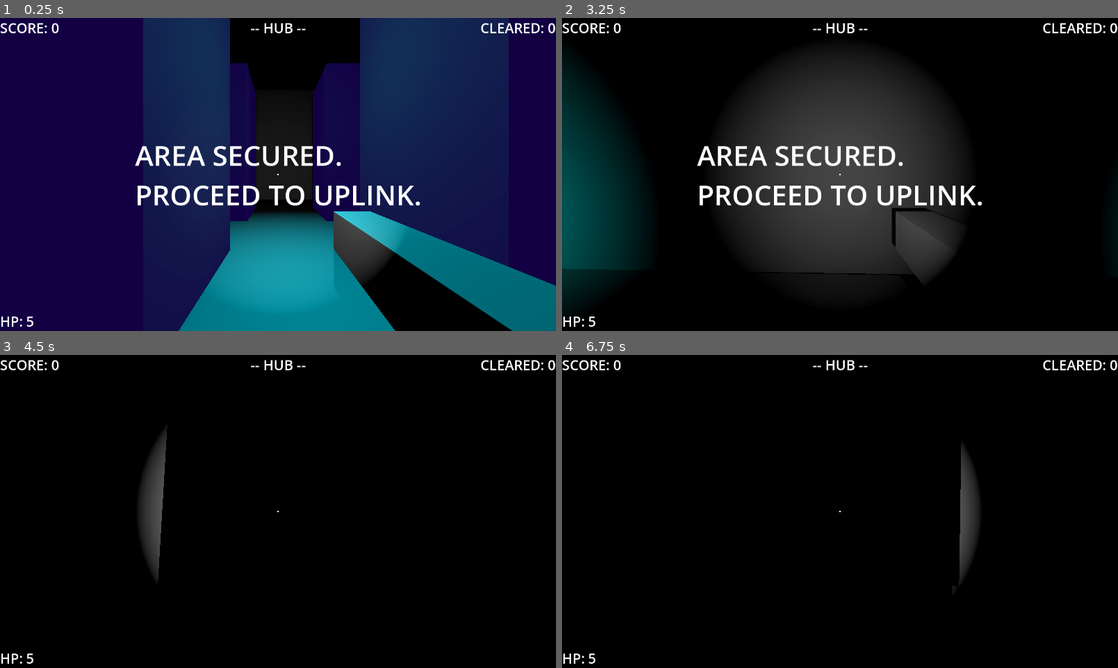
Above: before the commit, frames 1-4 (two rows, left to right).
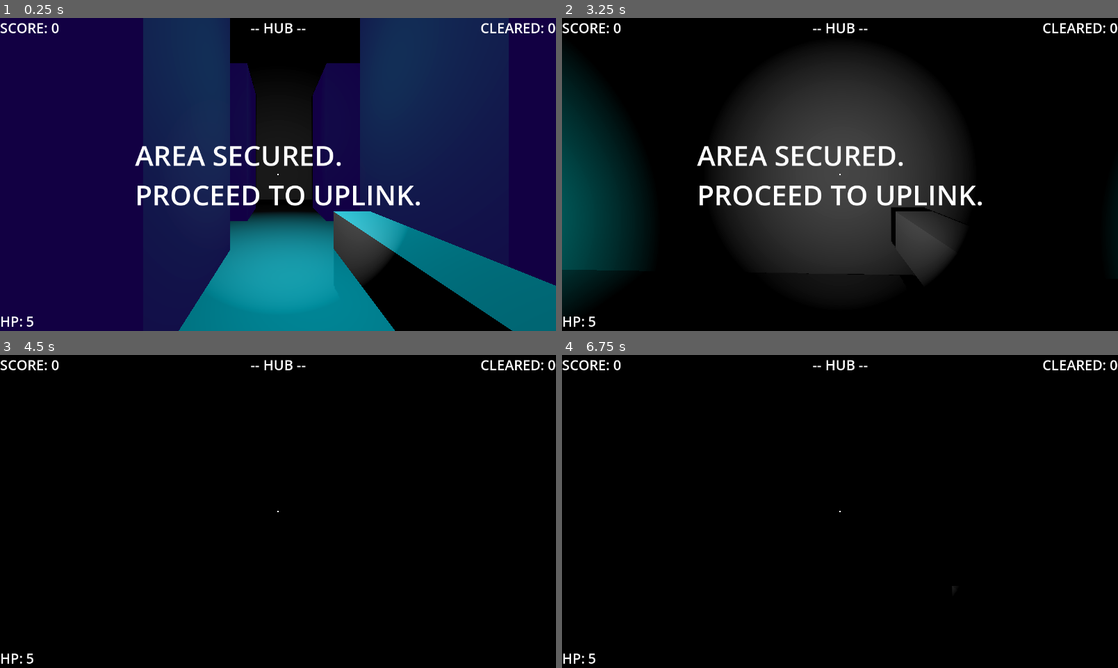
Above: after the commit, the same moments.

Repository: EnderiousGaming/R0-0TRoguelike
Game: Godot game, scene res://scenes/world_a.tscn
Same seed, same stepped clock (60 frames per second), same inputs: the game is played once before the commit and once after it. This scene is started directly instead of the project's main scene.
Inputs (mouse positions are in pixels of both pictures, inside the frame that each line leads up to):
- Up to frame 1 (0.25 s): no input
- Up to frame 2 (3.25 s): tap Enter (ui_accept) at 0.5, 0.77, 1.52, 3.02 s; move the mouse to (867, 174) at 0.52 s; press the mouse at (867, 174) at 0.53 s; hold Up (ui_up) from 0.53 s (still down); move the mouse to (812, 174) at 1.27 s; release the mouse at (812, 174) at 1.28 s; click (812, 174) at 1.35 s; move the mouse to (851, 168) at 2.02 s; press the mouse at (851, 168) at 2.03 s; move the mouse to (834, 180) at 2.77 s; release the mouse at (834, 180) at 2.78 s; click (834, 180) at 2.85 s
- Up to frame 3 (4.5 s): keep holding Up (ui_up); move the mouse to (316, 514) at 3.52 s; press the mouse at (316, 514) at 3.53 s; tap Enter (ui_accept) at 3.77 s; move the mouse to (233, 508) at 4.27 s; release the mouse at (233, 508) at 4.28 s; click (233, 508) at 4.35 s
- Up to frame 4 (6.75 s): tap Enter (ui_accept) at 4.52, 5.75, 6.02, 6.5 s; move the mouse to (845, 511) at 5.02 s; press the mouse at (845, 511) at 5.03 s; move the mouse to (817, 505) at 5.77 s; release Up (ui_up) at 5.78 s; release the mouse at (817, 505) at 5.78 s; hold Right (ui_right) 5.78-6.53 s; click (817, 505) at 5.85 s; move the mouse to (867, 511) at 6.52 s; press the mouse at (867, 511) at 6.53 s; hold Up (ui_up) from 6.53 s (still down)

The runs differ from the first frame. In frame 2, less than 0.1% of the frame differs, in the area x 0-67%, y 60-82%; in frame 3, 1.4%, in the area x 25-31%, y 23-72%; in frame 4, 1.0%.

Commit message:
Made the walls seemingly infinitely high

Diff:
--- a/scenes/world_a.tscn
+++ b/scenes/world_a.tscn
@@ -37,24 +37,24 @@
 size = Vector3(30, 1, 30)
 
 [node name="Wall1" type="CSGBox3D" parent="NavigationRegion3D" unique_id=1877503622]
-transform = Transform3D(1, 0, 0, 0, 1, 0, 0, 0, 1, 0, 5, 15)
+transform = Transform3D(1, 0, 0, 0, 1, 0, 0, 0, 1, 0, 49, 15)
 use_collision = true
-size = Vector3(30, 10, 1)
+size = Vector3(30, 100, 1)
 
 [node name="Wall2" type="CSGBox3D" parent="NavigationRegion3D" unique_id=1936209788]
-transform = Transform3D(1, 0, 0, 0, 1, 0, 0, 0, 1, 0, 5, -15)
+transform = Transform3D(1, 0, 0, 0, 1, 0, 0, 0, 1, 0, 49, -15)
 use_collision = true
-size = Vector3(30, 10, 1)
+size = Vector3(30, 100, 1)
 
 [node name="Wall3" type="CSGBox3D" parent="NavigationRegion3D" unique_id=610390899]
-transform = Transform3D(-4.371139e-08, 0, 1, 0, 1, 0, -1, 0, -4.371139e-08, 15, 5, 0)
+transform = Transform3D(-4.371139e-08, 0, 1, 0, 1, 0, -1, 0, -4.371139e-08, 15, 49, 0)
 use_collision = true
-size = Vector3(30, 10, 1)
+size = Vector3(30, 100, 1)
 
 [node name="Wall4" type="CSGBox3D" parent="NavigationRegion3D" unique_id=1473611356]
-transform = Transform3D(-4.371139e-08, 0, 1, 0, 1, 0, -1, 0, -4.371139e-08, -15, 5, 0)
+transform = Transform3D(-4.371139e-08, 0, 1, 0, 1, 0, -1, 0, -4.371139e-08, -15, 49, 0)
 use_collision = true
-size = Vector3(30, 10, 1)
+size = Vector3(30, 100, 1)
 
 [node name="ServerTower" type="CSGBox3D" parent="NavigationRegion3D" unique_id=2125688354]
 transform = Transform3D(1, 0, 0, 0, 1, 0, 0, 0, 1, 10.074635, 3.7271252, 0)
--- a/scenes/world_c.tscn
+++ b/scenes/world_c.tscn
@@ -41,20 +41,20 @@
 size = Vector3(30, 1, 12)
 
 [node name="Wall1" type="CSGBox3D" parent="NavigationRegion3D" unique_id=1088182799]
-transform = Transform3D(1, 0, 0, 0, 1, 0, 0, 0, 1, 15, 0, 0)
-size = Vector3(1, 20, 30)
+transform = Transform3D(1, 0, 0, 0, 1, 0, 0, 0, 1, 15, 49, 0)
+size = Vector3(1, 100, 30)
 
 [node name="Wall2" type="CSGBox3D" parent="NavigationRegion3D" unique_id=1402591512]
-transform = Transform3D(1, 0, 0, 0, 1, 0, 0, 0, 1, -15, 0, 0)
-size = Vector3(1, 20, 30)
+transform = Transform3D(1, 0, 0, 0, 1, 0, 0, 0, 1, -15, 49, 0)
+size = Vector3(1, 100, 30)
 
 [node name="Wall3" type="CSGBox3D" parent="NavigationRegion3D" unique_id=936696102]
-transform = Transform3D(-4.371139e-08, 0, 1, 0, 1, 0, -1, 0, -4.371139e-08, 0, 0, 15)
-size = Vector3(1, 20, 30)
+transform = Transform3D(-4.371139e-08, 0, 1, 0, 1, 0, -1, 0, -4.371139e-08, 0, 49, 15)
+size = Vector3(1, 100, 30)
 
 [node name="Wall4" type="CSGBox3D" parent="NavigationRegion3D" unique_id=1925919719]
-transform = Transform3D(-4.371139e-08, 0, 1, 0, 1, 0, -1, 0, -4.371139e-08, 0, 0, -15)
-size = Vector3(1, 20, 30)
+transform = Transform3D(-4.371139e-08, 0, 1, 0, 1, 0, -1, 0, -4.371139e-08, 0, 49, -15)
+size = Vector3(1, 100, 30)
 
 [node name="WorldEnvironment" type="WorldEnvironment" parent="." unique_id=857040349]
 environment = SubResource("Environment_4wyf3")
--- a/scenes/world_d.tscn
+++ b/scenes/world_d.tscn
@@ -45,24 +45,24 @@
 omni_range = 10.0
 
 [node name="Wall1" type="CSGBox3D" parent="NavigationRegion3D" unique_id=1877503622]
-transform = Transform3D(1, 0, 0, 0, 1, 0, 0, 0, 1, 0, 5, 20)
+transform = Transform3D(1, 0, 0, 0, 1, 0, 0, 0, 1, 0, 49, 20)
 use_collision = true
-size = Vector3(40, 10, 1)
+size = Vector3(40, 100, 1)
 
 [node name="Wall2" type="CSGBox3D" parent="NavigationRegion3D" unique_id=1936209788]
-transform = Transform3D(1, 0, 0, 0, 1, 0, 0, 0, 1, 0, 5, -20)
+transform = Transform3D(1, 0, 0, 0, 1, 0, 0, 0, 1, 0, 49, -20)
 use_collision = true
-size = Vector3(40, 10, 1)
+size = Vector3(40, 100, 1)
 
 [node name="Wall3" type="CSGBox3D" parent="NavigationRegion3D" unique_id=610390899]
-transform = Transform3D(-4.371139e-08, 0, 1, 0, 1, 0, -1, 0, -4.371139e-08, 20, 5, 0)
+transform = Transform3D(-4.371139e-08, 0, 1, 0, 1, 0, -1, 0, -4.371139e-08, 20, 49, 0)
 use_collision = true
-size = Vector3(40, 10, 1)
+size = Vector3(40, 100, 1)
 
 [node name="Wall4" type="CSGBox3D" parent="NavigationRegion3D" unique_id=1473611356]
-transform = Transform3D(-4.371139e-08, 0, 1, 0, 1, 0, -1, 0, -4.371139e-08, -20, 5, 0)
+transform = Transform3D(-4.371139e-08, 0, 1, 0, 1, 0, -1, 0, -4.371139e-08, -20, 49, 0)
 use_collision = true
-size = Vector3(40, 10, 1)
+size = Vector3(40, 100, 1)
 
 [node name="WorldEnvironment" type="WorldEnvironment" parent="." unique_id=857040349]
 environment = SubResource("Environment_4wyf3")
